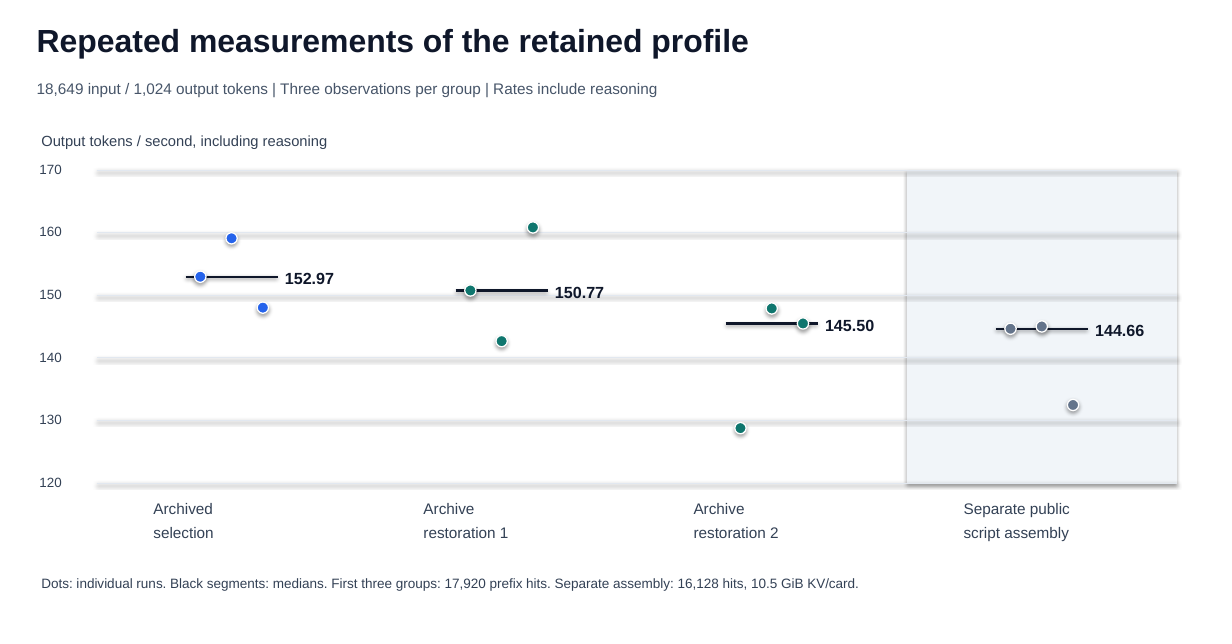
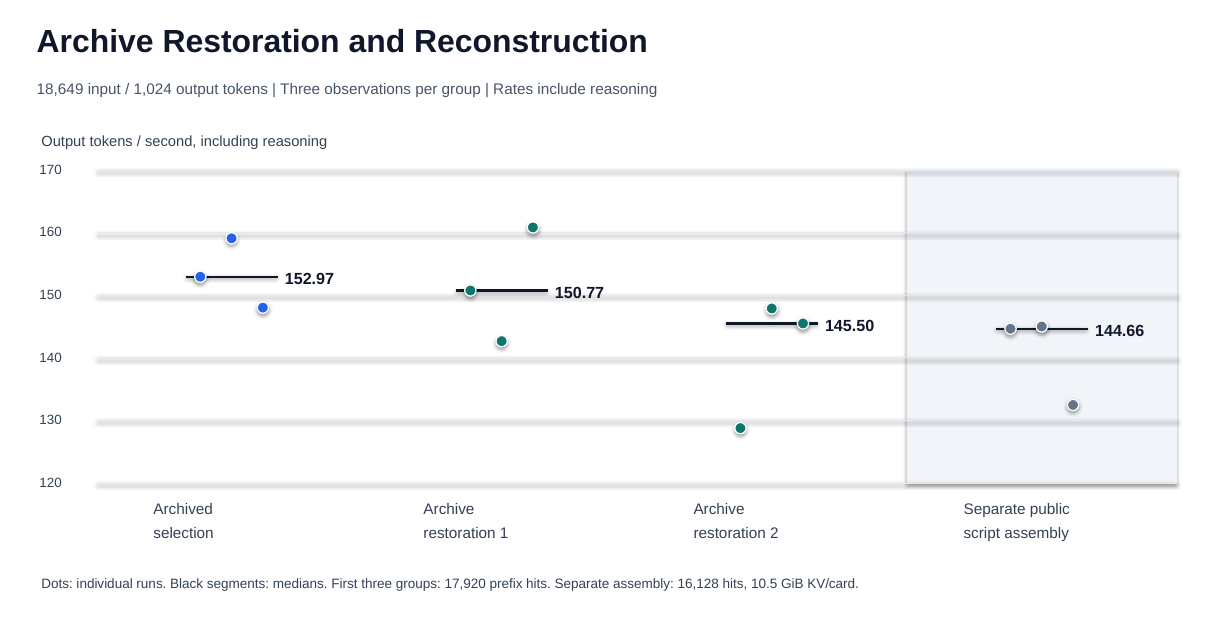
Before and after one commit to YYTbit/qwen3.8-27b-3090, a slide deck: slide 4 of docs/figures/dual-gpu-exploration.pptx. Drawn at 1232x644 pixels with LibreOffice and Linux fonts; fonts in the diff are those of the drawing. Boxes give left, top, right and bottom in pixels: in the first picture for what was removed or moved away, otherwise in the second. Text is boxed around its words. In the diff, an @@ line names an element or a change of style, - is before the commit and + after.

```diff
--- a/docs/figures/dual-gpu-exploration.pptx
+++ b/docs/figures/dual-gpu-exploration.pptx
@@ text at [37, 29, 648, 53]: text changed @@
-Repeated measurements of the retained profile
+Archive Restoration and Reconstruction
```
Also in this commit, not shown: 3 other slides changed, 31 other files.
